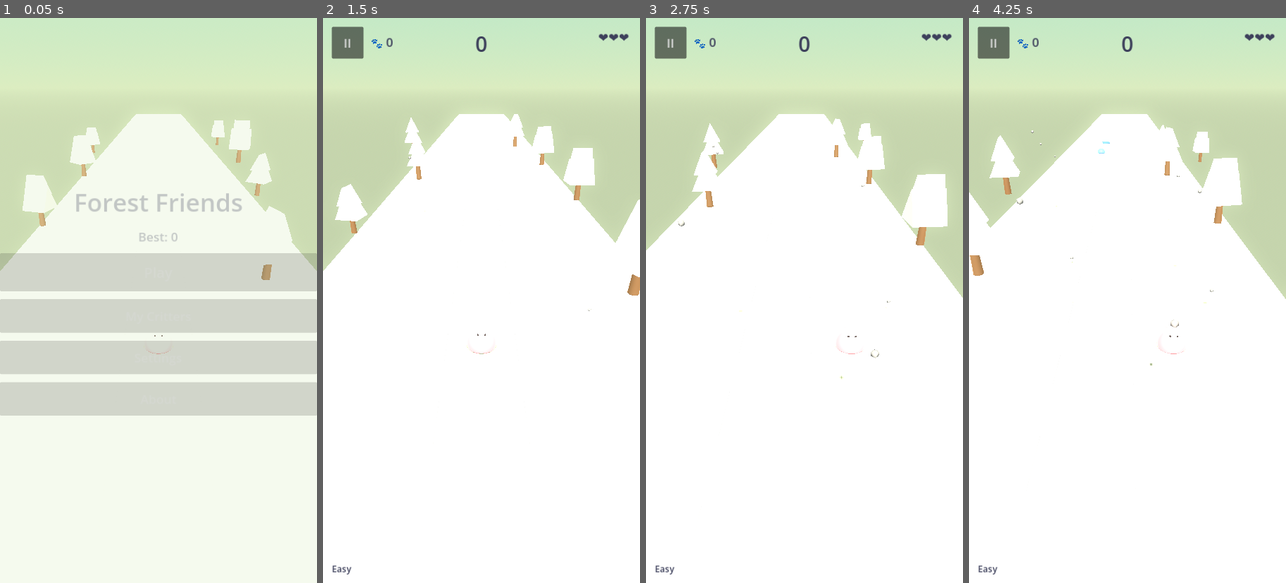
Above: before the commit, frames 1-4 (left to right).
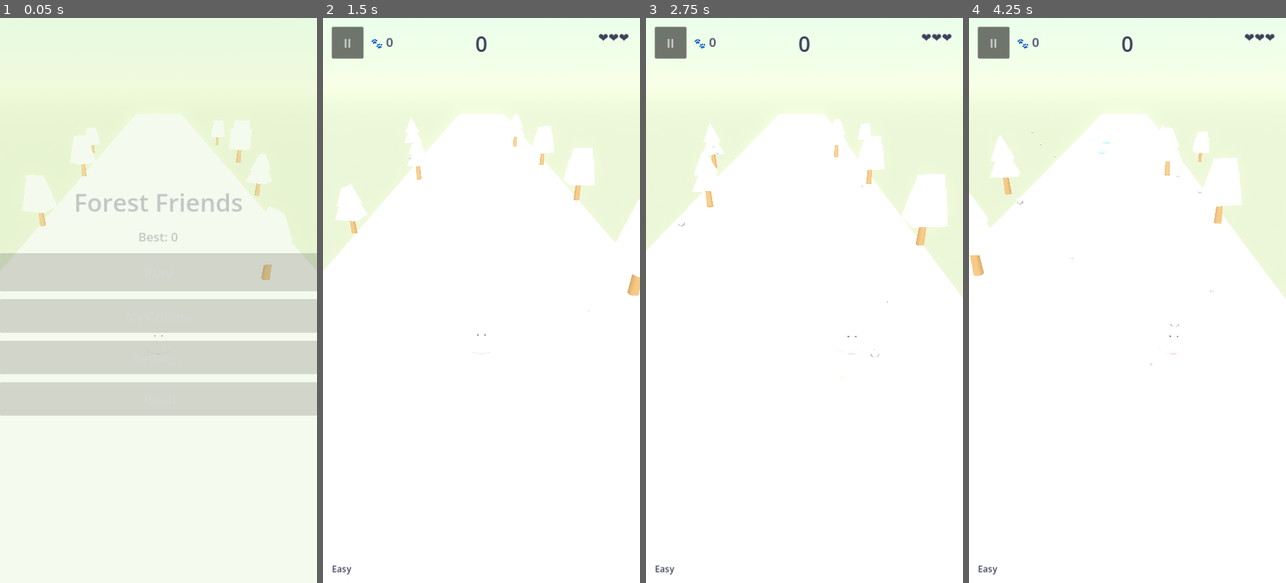
Above: after the commit, the same moments.

Repository: Wrexist/Runner
Game: Godot game, scene res://scenes/Main.tscn
Same seed, same stepped clock (60 frames per second), same inputs: the game is played once before the commit and once after it.
Inputs (mouse positions are in pixels of both pictures, inside the frame that each line leads up to):
- Up to frame 1 (0.05 s): no input
- Up to frame 2 (1.5 s): click "Play" at 0.5 s; click "Let's go!" at 1.25 s
- Up to frame 3 (2.75 s): tap Enter at 2 s; move the mouse to (874, 272) at 2.02 s; hold Right from 2.03 s (still down); click (874, 272) at 2.17 s
- Up to frame 4 (4.25 s): release Right at 2.75 s; drag from (1064, 328) to (1111, 413) at 2.77 s; move the mouse to (1159, 176) at 3.52 s; hold Right from 3.53 s (still down)

The runs differ from the first frame. In frame 1, 27% of the frame differs, in the area x 0-100%, y 0-60%; in frame 2, 26%; in frame 3, 26%; in frame 4, 27%.

Commit message:
feat(visual): filmic tonemap + soft bloom + colour grade
A produced, cohesive image: SkyRig now applies a FILMIC tonemap, a soft
soft-light bloom (glow_bloom + HDR threshold), and a gentle per-theme colour
grade (tonemap_exposure / grade_contrast / grade_saturation) — space punchier,
ocean softer. Pure Environment config (renderer-only; the typed property/enum
references are parse-validated by the clean load). Verified locally (Godot
4.3): clean load + TESTS: ALL PASS, themes JSON valid.

https://claude.ai/code/session_01S1TBhfiopKfM158sZ5HFvQ

Diff:
--- a/core/SkyRig.gd
+++ b/core/SkyRig.gd
@@ -23,6 +23,17 @@
 	if DisplayServer.get_name() != "headless":
 		env.glow_enabled = true
 		env.glow_intensity = float(ThemeManager.get_val("glow_intensity", 0.4))
+		env.glow_bloom = 0.15
+		env.glow_blend_mode = Environment.GLOW_BLEND_MODE_SOFTLIGHT
+		env.glow_hdr_threshold = 0.95
+		# A filmic tonemap + a gentle colour grade — the "produced", cohesive image.
+		env.tonemap_mode = Environment.TONE_MAPPER_FILMIC
+		env.tonemap_exposure = float(ThemeManager.get_val("tonemap_exposure", 1.0))
+		env.tonemap_white = 1.0
+		env.adjustment_enabled = true
+		env.adjustment_brightness = 1.0
+		env.adjustment_contrast = float(ThemeManager.get_val("grade_contrast", 1.05))
+		env.adjustment_saturation = float(ThemeManager.get_val("grade_saturation", 1.1))
 		# A vertical gradient (top -> horizon) for depth, straight from the palette.
 		var psky := ProceduralSkyMaterial.new()
 		psky.sky_top_color = ThemeManager.color("background_top", Color(0.5, 0.7, 0.9))
--- a/tests/Tests.gd
+++ b/tests/Tests.gd
@@ -25,6 +25,7 @@
 	"audio.near_miss", "audio.jingle",
 	# W-F procedural visuals
 	"gem_emission", "glow_intensity", "ground_uv_speed",
+	"tonemap_exposure", "grade_contrast", "grade_saturation",
 	"camera_follow", "camera_smooth", "camera_zoom_amount",
 	# W-G procedural scenery & characters
 	"critter_detail", "player_shape", "scenery", "ambient",
--- a/themes/forest/theme.json
+++ b/themes/forest/theme.json
@@ -79,6 +79,9 @@
     }
   },
   "glow_intensity": 0.4,
+  "tonemap_exposure": 1.0,
+  "grade_contrast": 1.05,
+  "grade_saturation": 1.1,
   "ground_uv_speed": 0.04,
   "scenery": {"style": "trees", "density": 1.0, "max_props": 14, "min_x_margin": 0.8, "side_band": 4.0, "scale_min": 0.8, "scale_max": 1.4},
   "ambient": {"style": "fireflies", "amount": 24, "color": "#fff2a8", "box": [6, 3, 20], "speed": 0.4},
--- a/themes/ocean/theme.json
+++ b/themes/ocean/theme.json
@@ -79,6 +79,9 @@
     }
   },
   "glow_intensity": 0.35,
+  "tonemap_exposure": 1.0,
+  "grade_contrast": 1.03,
+  "grade_saturation": 1.08,
   "ground_uv_speed": 0.035,
   "scenery": {"style": "coral", "density": 1.1, "max_props": 14, "min_x_margin": 0.8, "side_band": 3.5, "scale_min": 0.7, "scale_max": 1.3},
   "ambient": {"style": "bubbles", "amount": 20, "color": "#cfeeff", "box": [6, 3, 20], "speed": 0.6},
--- a/themes/space/theme.json
+++ b/themes/space/theme.json
@@ -79,6 +79,9 @@
     }
   },
   "glow_intensity": 0.6,
+  "tonemap_exposure": 1.05,
+  "grade_contrast": 1.1,
+  "grade_saturation": 1.18,
   "ground_uv_speed": 0.05,
   "scenery": {"style": "asteroids", "density": 0.9, "max_props": 16, "min_x_margin": 1.0, "side_band": 5.0, "scale_min": 0.6, "scale_max": 1.6},
   "ambient": {"style": "stars", "amount": 40, "color": "#dff3ff", "box": [7, 4, 24], "speed": 0.3},
